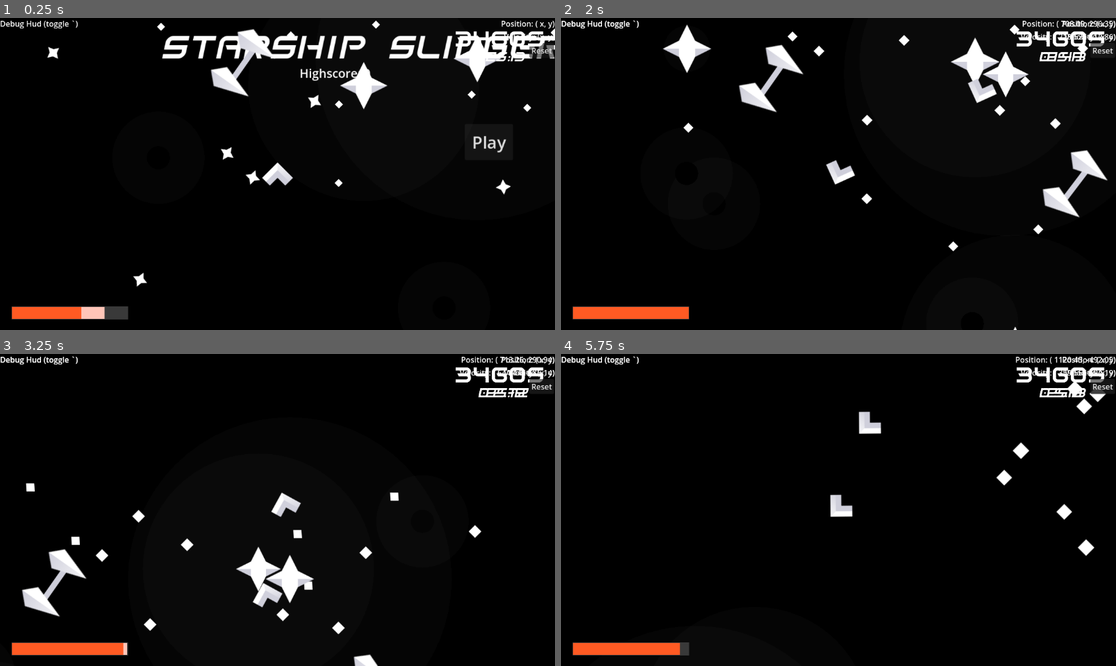
Above: before the commit, frames 1-4 (two rows, left to right).
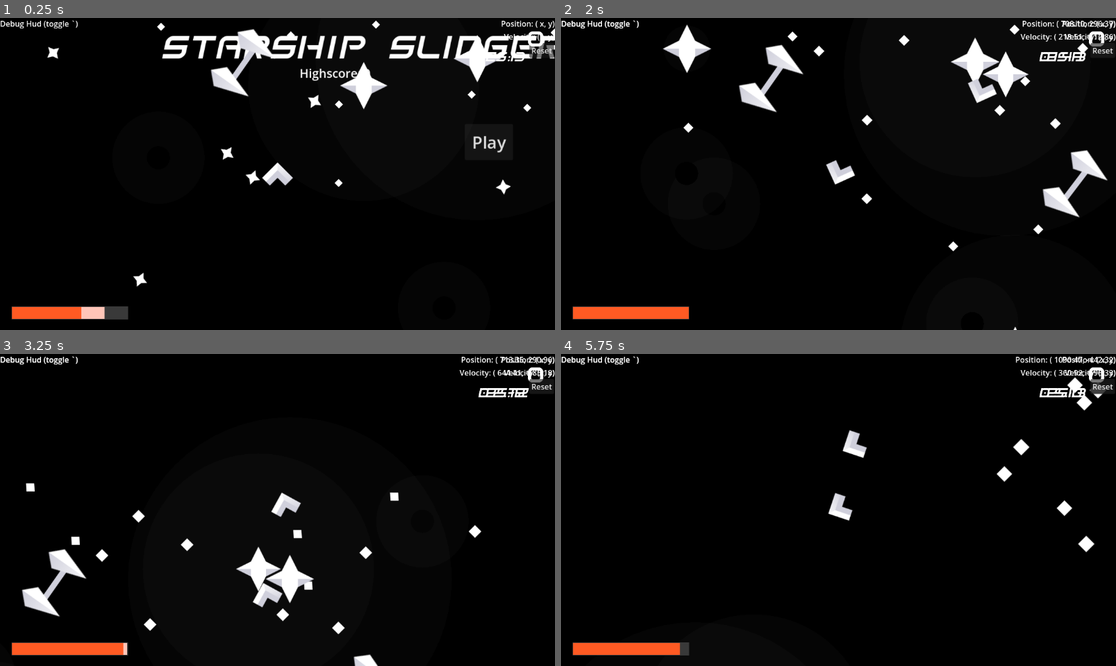
Above: after the commit, the same moments.

Repository: SpaceDemonMars/Spaceship-Slinger
Game: Godot game, scene res://Levels/dev_testing.tscn
Two runs of this game, one before a commit and one after it. Both use one fixed random seed, a clock stepped at 60 frames per second and the inputs below.
Inputs:
- Up to frame 1 (0.25 s): no input
- Up to frame 2 (2 s): click "Play" at 0.5 s; hold Right (Right) from 1.28 s (still down)
- Up to frame 3 (3.25 s): release Right (Right) at 2.03 s; hold Down (ThrustBackwards) 2.03-2.78 s; hold Right (Right) from 2.78 s (still down)
- Up to frame 4 (5.75 s): release Right (Right) at 3.53 s; hold Down (ThrustBackwards) 3.53-4.28 s; hold Left (Left) 4.28-5 s; tap Escape (Settings) at 4.9 s; click "Abandon Run" at 5 s

The runs differ from the first frame. In frame 1, 0.3% of the frame differs, in the area x 82-98%, y 4-10%; in frame 2, 0.4%; in frame 3, 0.4%; in frame 4, 1.6%, in the area x 48-100%, y 0-65%.
Error in both runs: Invalid access to property or key 'hud' on a base object of type 'Control (main_menu.gd)'. (res://Scripts/player_movement.gd:20)

Commit message:
Win Popup

Diff:
--- a/starship-slinger/Levels/0_levelObjects.tscn
+++ b/starship-slinger/Levels/0_levelObjects.tscn
@@ -1,9 +1,10 @@
-[gd_scene load_steps=5 format=3 uid="uid://8vrdrghn2e8t"]
+[gd_scene load_steps=6 format=3 uid="uid://8vrdrghn2e8t"]
 
 [ext_resource type="Script" uid="uid://csn4po8s0gnxy" path="res://level_data.gd" id="1_v2pbu"]
 [ext_resource type="PackedScene" uid="uid://cv7stsr85j7rf" path="res://Objects/obj_blackhole.tscn" id="2_v2pbu"]
 [ext_resource type="PackedScene" uid="uid://cms2tpxiskl64" path="res://Objects/obj_Booster.tscn" id="3_g1uok"]
 [ext_resource type="PackedScene" uid="uid://b672krlvwbqre" path="res://Objects/obj_gravity.tscn" id="4_xhrfk"]
+[ext_resource type="PackedScene" path="res://Objects/obj_destination.tscn" id="5_v2pbu"]
 
 [node name="LevelObjects" type="Node2D"]
 script = ExtResource("1_v2pbu")
@@ -32,3 +33,6 @@
 startingSpeed = 250.0
 startingDir = 9.0
 wellSize = 5.0
+
+[node name="ObjDestination" parent="." instance=ExtResource("5_v2pbu")]
+position = Vector2(1202, 717)
--- a/starship-slinger/Scenes/settings_menu.tscn
+++ b/starship-slinger/Scenes/settings_menu.tscn
@@ -3,10 +3,11 @@
 [ext_resource type="Script" uid="uid://dpebjixp43ubt" path="res://Scripts/settings.gd" id="1_icv2g"]
 
 [node name="SettingsMenuRoot" type="CanvasLayer"]
+process_mode = 2
 script = ExtResource("1_icv2g")
 
 [node name="ColorRect" type="ColorRect" parent="."]
-anchors_preset = -1
+anchors_preset = 15
 anchor_right = 1.0
 anchor_bottom = 1.0
 offset_left = 375.0
--- /dev/null
+++ b/starship-slinger/Scenes/win_screen.tscn
@@ -0,0 +1,240 @@
+[gd_scene load_steps=5 format=3 uid="uid://cldcfect2mmim"]
+
+[ext_resource type="Script" uid="uid://cjlac2cnpoudq" path="res://Scripts/Menus/win_screen.gd" id="1_l5sol"]
+[ext_resource type="FontFile" uid="uid://c1j31hw84v67m" path="res://Fonts/space-frigate-font/SpaceFrigateItalic-2vEW.ttf" id="2_awi1s"]
+[ext_resource type="FontFile" uid="uid://cdeayi78jcwd1" path="res://Fonts/space-frigate-font/SpaceFrigate-KVdW.ttf" id="3_bwc64"]
+[ext_resource type="FontFile" uid="uid://bh6gp3eaf2n87" path="res://Fonts/snail-mail-ldo-font/SnailMailLdo-Wyav.ttf" id="4_bwc64"]
+
+[node name="WinScreen" type="CanvasLayer"]
+process_mode = 2
+script = ExtResource("1_l5sol")
+fastClr = Color(1, 0.6431373, 0.7372549, 1)
+fastText = "Fast!!"
+slowClr = Color(0.4389973, 0.6981843, 1, 1)
+slowText = "Slow..."
+
+[node name="Panel" type="ColorRect" parent="."]
+anchors_preset = 8
+anchor_left = 0.5
+anchor_top = 0.5
+anchor_right = 0.5
+anchor_bottom = 0.5
+offset_left = -300.0
+offset_top = 50.0
+offset_right = 300.0
+offset_bottom = 250.0
+grow_horizontal = 2
+grow_vertical = 2
+color = Color(0.25490198, 0.25490198, 0.25490198, 0.19607843)
+
+[node name="Label" type="Label" parent="Panel"]
+layout_mode = 1
+anchors_preset = 5
+anchor_left = 0.5
+anchor_right = 0.5
+offset_left = -177.0
+offset_top = 10.0
+offset_right = 177.0
+offset_bottom = 43.0
+grow_horizontal = 2
+theme_override_fonts/font = ExtResource("2_awi1s")
+theme_override_font_sizes/font_size = 35
+text = "Delivery Complete!"
+horizontal_alignment = 1
+
+[node name="Button" type="Button" parent="Panel"]
+layout_mode = 1
+anchors_preset = 3
+anchor_left = 1.0
+anchor_top = 1.0
+anchor_right = 1.0
+anchor_bottom = 1.0
+offset_left = -94.0
+offset_top = -46.0
+offset_right = -15.0
+offset_bottom = -15.0
+grow_horizontal = 0
+grow_vertical = 0
+theme_override_fonts/font = ExtResource("3_bwc64")
+text = "Continue"
+
+[node name="ScoreLabel" type="Label" parent="Panel"]
+layout_mode = 1
+anchors_preset = 4
+anchor_top = 0.5
+anchor_bottom = 0.5
+offset_left = 40.0
+offset_top = -42.0
+offset_right = 134.0
+offset_bottom = -18.0
+grow_vertical = 2
+theme_override_fonts/font = ExtResource("4_bwc64")
+theme_override_font_sizes/font_size = 25
+text = "Score:"
+
+[node name="ScoreValue" type="Label" parent="Panel"]
+layout_mode = 1
+anchors_preset = 4
+anchor_top = 0.5
+anchor_bottom = 0.5
+offset_left = 112.0
+offset_top = -18.0
+offset_right = 165.0
+offset_bottom = 24.0
+grow_vertical = 2
+theme_override_fonts/font = ExtResource("4_bwc64")
+theme_override_font_sizes/font_size = 45
+text = "+12"
+horizontal_alignment = 1
+
+[node name="TotalLabel" type="Label" parent="Panel"]
+layout_mode = 1
+anchors_preset = 8
+anchor_left = 0.5
+anchor_top = 0.5
+anchor_right = 0.5
+anchor_bottom = 0.5
+offset_left = 3.0
+offset_top = -43.0
+offset_right = 87.0
+offset_bottom = -19.0
+grow_horizontal = 2
+grow_vertical = 2
+theme_override_fonts/font = ExtResource("4_bwc64")
+theme_override_font_sizes/font_size = 25
+text = "Total:"
+
+[node name="TotalValue" type="Label" parent="Panel"]
+layout_mode = 1
+anchors_preset = 8
+anchor_left = 0.5
+anchor_top = 0.5
+anchor_right = 0.5
+anchor_bottom = 0.5
+offset_left = 16.0
+offset_top = -18.0
+offset_right = 281.0
+offset_bottom = 24.0
+grow_horizontal = 2
+grow_vertical = 2
+theme_override_fonts/font = ExtResource("4_bwc64")
+theme_override_font_sizes/font_size = 45
+text = "325"
+horizontal_alignment = 1
+
+[node name="Bestscore" type="Label" parent="Panel"]
+visible = false
+layout_mode = 1
+anchors_preset = 4
+anchor_top = 0.5
+anchor_bottom = 0.5
+offset_left = 129.0
+offset_top = -46.0
+offset_right = 286.0
+offset_bottom = -17.0
+grow_vertical = 2
+theme_override_colors/font_color = Color(1, 0.6431373, 0.7372549, 1)
+theme_override_fonts/font = ExtResource("4_bwc64")
+theme_override_font_sizes/font_size = 30
+text = "New Best!!"
+
+[node name="Highscore" type="Label" parent="Panel"]
+visible = false
+layout_mode = 1
+anchors_preset = 6
+anchor_left = 1.0
+anchor_top = 0.5
+anchor_right = 1.0
+anchor_bottom = 0.5
+offset_left = -204.0
+offset_top = -46.0
+offset_right = -23.0
+offset_bottom = -17.0
+grow_horizontal = 0
+grow_vertical = 2
+theme_override_colors/font_color = Color(1, 0.6431373, 0.7372549, 1)
+theme_override_fonts/font = ExtResource("4_bwc64")
+theme_override_font_sizes/font_size = 30
+text = "High Score!!"
+
+[node name="TimeInfo" type="Control" parent="Panel"]
+visible = false
+layout_mode = 1
+anchors_preset = 2
+anchor_top = 1.0
+anchor_bottom = 1.0
+offset_left = 35.0
+offset_top = -73.0
+offset_right = 477.0
+offset_bottom = -15.0
+grow_vertical = 0
+
+[node name="Expected" type="Label" parent="Panel/TimeInfo"]
+layout_mode = 0
+offset_right = 40.0
+offset_bottom = 23.0
+theme_override_fonts/font = ExtResource("4_bwc64")
+text = "Expected Time:"
+
+[node name="Actual" type="Label" parent="Panel/TimeInfo"]
+layout_mode = 1
+anchors_preset = 5
+anchor_left = 0.5
+anchor_right = 0.5
+offset_left = 29.0
+offset_right = 119.0
+offset_bottom = 23.0
+grow_horizontal = 2
+theme_override_fonts/font = ExtResource("4_bwc64")
+text = "Your Time:"
+
+[node name="ETime" type="Label" parent="Panel/TimeInfo"]
+layout_mode = 1
+anchors_preset = 2
+anchor_top = 1.0
+anchor_bottom = 1.0
+offset_left = 70.0
+offset_top = -33.0
+offset_right = 170.0
+offset_bottom = -9.0
+grow_vertical = 0
+theme_override_fonts/font = ExtResource("4_bwc64")
+theme_override_font_sizes/font_size = 25
+text = "0:00.00"
+horizontal_alignment = 1
+
+[node name="ATime" type="Label" parent="Panel/TimeInfo"]
+layout_mode = 1
+anchors_preset = 7
+anchor_left = 0.5
+anchor_top = 1.0
+anchor_right = 0.5
+anchor_bottom = 1.0
+offset_left = 69.0
+offset_top = -33.0
+offset_right = 169.0
+offset_bottom = -9.0
+grow_horizontal = 2
+grow_vertical = 0
+theme_override_fonts/font = ExtResource("4_bwc64")
+theme_override_font_sizes/font_size = 25
+text = "0:00.00"
+horizontal_alignment = 1
+
+[node name="Speed" type="Label" parent="Panel/TimeInfo"]
+visible = false
+layout_mode = 1
+anchors_preset = 1
+anchor_left = 1.0
+anchor_right = 1.0
+offset_left = -92.0
+offset_top = -2.0
+offset_right = -22.0
+offset_bottom = 22.0
+grow_horizontal = 0
+theme_override_colors/font_color = Color(1, 0.6431373, 0.7372549, 1)
+theme_override_fonts/font = ExtResource("4_bwc64")
+theme_override_font_sizes/font_size = 25
+text = "Fast!!"
+
+[connection signal="pressed" from="Panel/Button" to="." method="_on_button_pressed"]
--- /dev/null
+++ b/starship-slinger/Scripts/Menus/win_screen.gd
@@ -0,0 +1,56 @@
+extends CanvasLayer
+
+
+@onready var scoreValue := $Panel/ScoreValue #set +text
+@onready var totalValue := $Panel/TotalValue #set text
+@onready var bestScore := $Panel/Bestscore #set visible
+@onready var highScore := $Panel/Highscore #set visible
+
+@onready var timeInfo := $Panel/TimeInfo #set visible
+@onready var expectedTime := $Panel/TimeInfo/ETime #set text
+@onready var actualTime := $Panel/TimeInfo/ATime #set text
+@onready var speedText := $Panel/TimeInfo/Speed #set visible/text/color
+
+@export var fastClr : Color
+@export var fastText : String
+@export var slowClr : Color
+@export var slowText : String
+
+
+# score = score for delivery
+func popupInit(isBScore : bool = false, isHScore : bool = false,
+	hasTimeInfo : bool = false, eTime : String = "", aTime : String = "", speed : int = 0) -> void:
+	GameManager.settingsOpen = true;
+	#scores
+	scoreValue.text = "+%d" % GameManager.levelScore
+	totalValue.text = "%d" % GameManager.totalScore
+	if (isBScore): bestScore.visible = true
+	if (isHScore): highScore.visible = true
+	#time
+	if (hasTimeInfo):
+		expectedTime.text = eTime
+		actualTime.text = aTime
+		if (speed == 1):
+			speedText.text = fastText
+			speedText.set("theme_override_colors/font_color", fastClr)
+			speedText.visible = true
+		elif (speed == 2):
+			speedText.text = slowText
+			speedText.set("theme_override_colors/font_color", slowClr)
+			speedText.visible = true
+		timeInfo.visible = true
+
+
+# Called every frame. 'delta' is the elapsed time since the previous frame.
+func _process(_delta: float) -> void:
+	if (Input.is_action_just_pressed("Settings")): closePopUp()
+
+func closePopUp() -> void:
+	GameManager.settingsOpen = false;
+	get_tree().paused = GameManager.settingsOpen
+	GameManager.gameTimer = 0.0
+	queue_free()
+
+
+func _on_button_pressed() -> void:
+	closePopUp() # Replace with function body.
--- a/starship-slinger/Scripts/destination.gd
+++ b/starship-slinger/Scripts/destination.gd
@@ -22,4 +22,4 @@
 func _on_area_entered(area: Area2D) -> void:
 	if area.get_parent().name == "ObjPlayer":
 		#send signals to gamemanager to end the level
-		pass
+		GameManager.destinationEntered()
--- a/starship-slinger/Scripts/gameplay_hud.gd
+++ b/starship-slinger/Scripts/gameplay_hud.gd
@@ -34,13 +34,15 @@
 #Timer
 @onready var timeLabel = $ScoreTimeContainer/Timer
 
-func setTimer(time: float):
-	@warning_ignore("integer_division")
-	var minutes := int(time)/60
-	time -= (60*minutes)
-	var m = "%d" % minutes
-	var s = "%.2f" % time
-	timeLabel.text = m + ':' + s
+func setTimer(time: float = 0.0):
+	timeLabel.text = GameManager.utilConvertTimetoString(time)
 
 
 #Score
+@onready var scoreLabel = $ScoreTimeContainer/Score
+
+func setScore():
+	scoreLabel.text = "%d" % GameManager.totalScore
+
+func _ready():
+	setScore()
--- a/starship-slinger/Scripts/m_gameManager.gd
+++ b/starship-slinger/Scripts/m_gameManager.gd
@@ -9,6 +9,7 @@
 @onready var gameTimer := 0.0
 var mainMenu: PackedScene = preload("res://Scenes/main_menu.tscn")
 var settingsMenu: PackedScene = preload("res://Scenes/settings_menu.tscn")
+var winScreen: PackedScene = preload("res://Scenes/win_screen.tscn")
 #win/lose screens
 var isInMenu: bool = false
 var settingsOpen: bool = false
@@ -20,7 +21,10 @@
 #level variables
 #THIS IS TEMPORARILY HARDCODED
 #we could do totalScore = sum(score = expectedTime/actualTime)
-var highScore: int = 0
+var totalScore: int = 0 #cumulative
+var highScore: int = 0 #best ^ (without save/load this will always be totalScore)
+var levelScore: int = 0 # get this from active level data
+var bestScore: int = 0 #best level score
 var activeLevel
 var levelsFolder := "res://Levels/"
 var playLevel
@@ -37,8 +41,9 @@
 	#activeLevel.lvl.hud.setTimer(gameTimer)
 
 func _process(delta: float) -> void:
+	get_tree().paused = settingsOpen
 	if (Input.is_action_just_pressed("Settings") and !settingsOpen): openSettingsMenu()
-	if (!settingsOpen and !isInMenu):
+	if (!settingsOpen and !isInMenu and !isTimePaused):
 		gameTimer += delta
 		activeLevel.hud.setTimer(gameTimer)
 
@@ -68,4 +73,33 @@
 func openSettingsMenu() ->void:
 	var settings = settingsMenu.instantiate() as CanvasLayer
 	add_child(settings)
-	settingsOpen = true
+
+func destinationEntered():
+	var win = winScreen.instantiate() as CanvasLayer
+	levelScore = (randi() % 20) + 1 #TODO: get this from level data/calculate bonus
+	totalScore += levelScore
+	activeLevel.hud.setScore()
+	add_child(win)
+	win.popupInit(checkBestScore(), checkHighScore(),
+		true, utilConvertTimetoString(30.0), utilConvertTimetoString(gameTimer), 2)
+	#TODO: get time info from lvl data 			#TODO: find way to rate completion time
+
+
+func checkBestScore() -> bool:
+	if (levelScore > bestScore) :
+		bestScore = levelScore
+		return true
+	return false
+func checkHighScore() -> bool:
+	if (totalScore > highScore) :
+		highScore = totalScore
+		return true
+	return false
+
+func utilConvertTimetoString(time: float) -> String:
+	@warning_ignore("integer_division")
+	var minutes := int(time)/60
+	time -= (60*minutes)
+	var m = "%d" % minutes
+	var s = "%.2f" % time
+	return m + ':' + s
--- a/starship-slinger/Scripts/settings.gd
+++ b/starship-slinger/Scripts/settings.gd
@@ -34,6 +34,7 @@
 
 func closeSettingsMenu() -> void:
 	GameManager.settingsOpen = false;
+	get_tree().paused = GameManager.settingsOpen
 	queue_free()
 
 func _on_close_pressed() -> void:
Not shown: 1 places in starship-slinger/Scenes/node.tscn that only renumber resources
Not shown, added: starship-slinger/Scripts/Menus/win_screen.gd.uid
